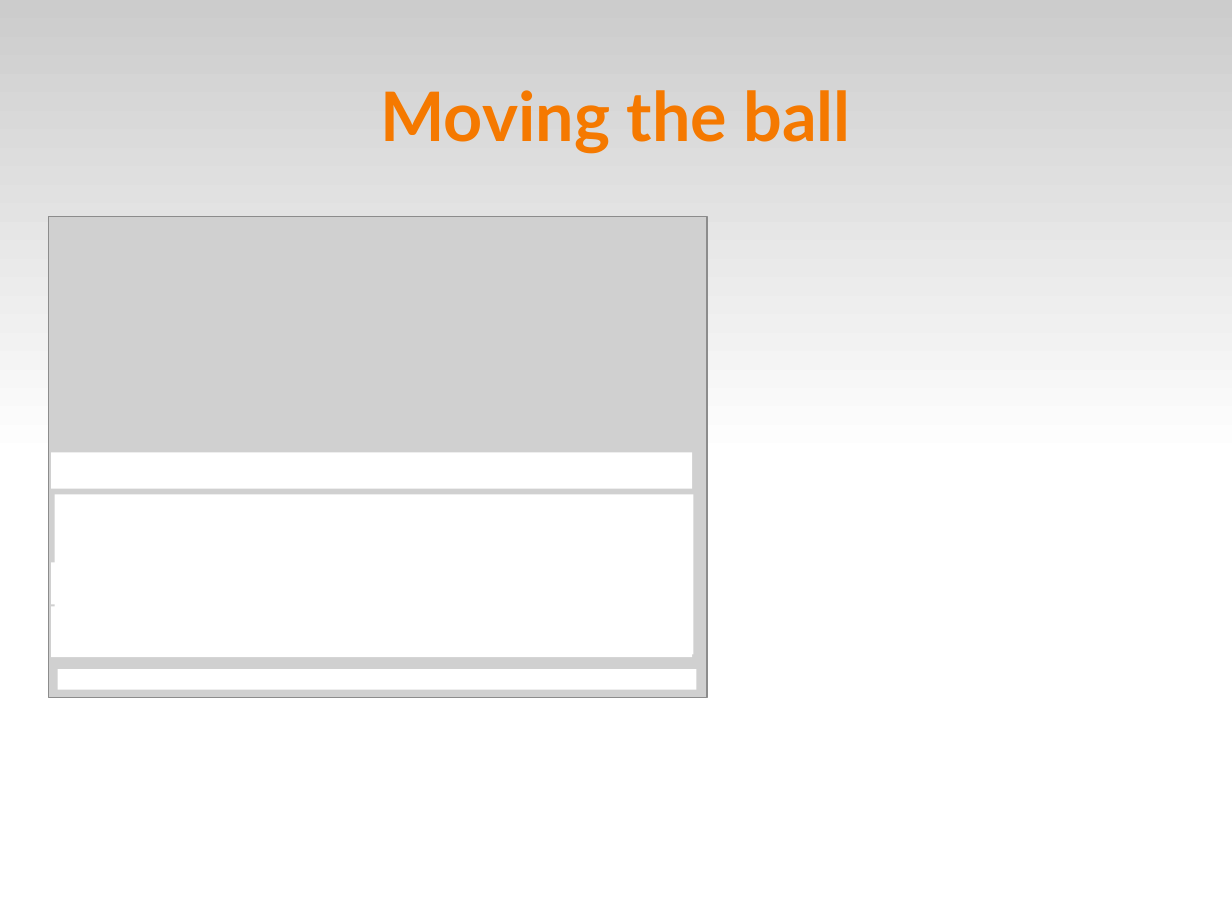
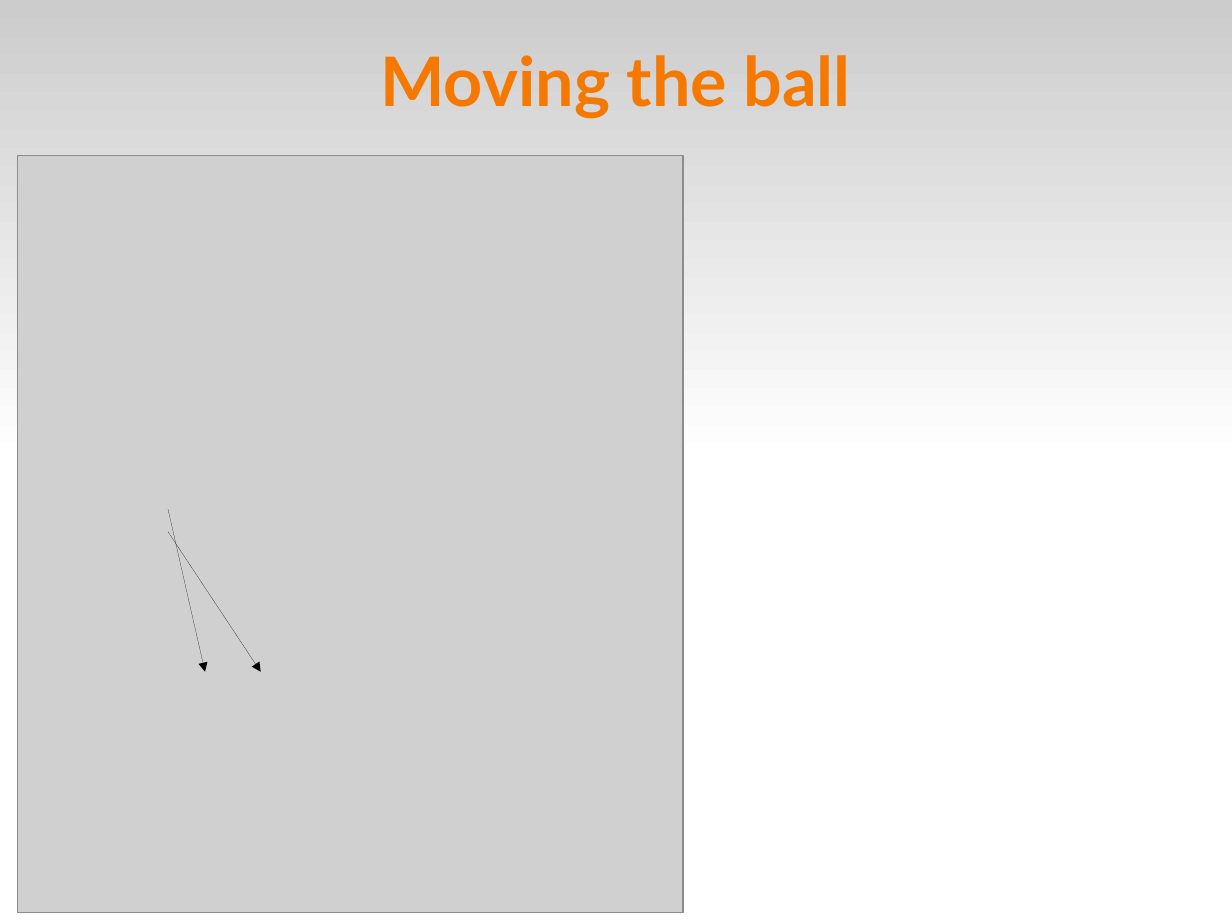
Before and after one commit to fsantanna-no/ceu-docs, a slide deck: slide 27 of ceu_curryon-expanded.odp (slide 47 before the commit). Drawn at 1232x924 pixels with LibreOffice and Linux fonts; fonts in the diff are those of the drawing; grey boxes stand for pictures. Boxes give left, top, right and bottom in pixels: in the first picture for what was removed or moved away, otherwise in the second. Text is boxed around its words. In the diff, an @@ line names an element or a change of style, - is before the commit and + after.

```diff
--- a/ceu_curryon-expanded.odp
+++ b/ceu_curryon-expanded.odp
@@ title "Moving the ball" moved from (x1=380, y1=90, x2=851, y2=154) to (x1=380, y1=55, x2=851, y2=119) @@
@@ picture resized from (x1=48, y1=217, x2=708, y2=698) to (x1=17, y1=155, x2=683, y2=912) @@
@@ rectangle removed at (x1=51, y1=453, x2=693, y2=489) @@
@@ rectangle removed at (x1=55, y1=494, x2=694, y2=654) @@
@@ arrow added from (168, 509) to (205, 672), #000000 0 pt @@
@@ arrow added from (168, 532) to (260, 672), #000000 0 pt @@
@@ rectangle removed at (x1=51, y1=562, x2=693, y2=605) @@
@@ rectangle removed at (x1=51, y1=607, x2=693, y2=657) @@
@@ rectangle removed at (x1=57, y1=670, x2=696, y2=690) @@
```
Also in this commit, not shown: 52 other slides changed, 6 slides added, 5 slides removed, 2 other files.
